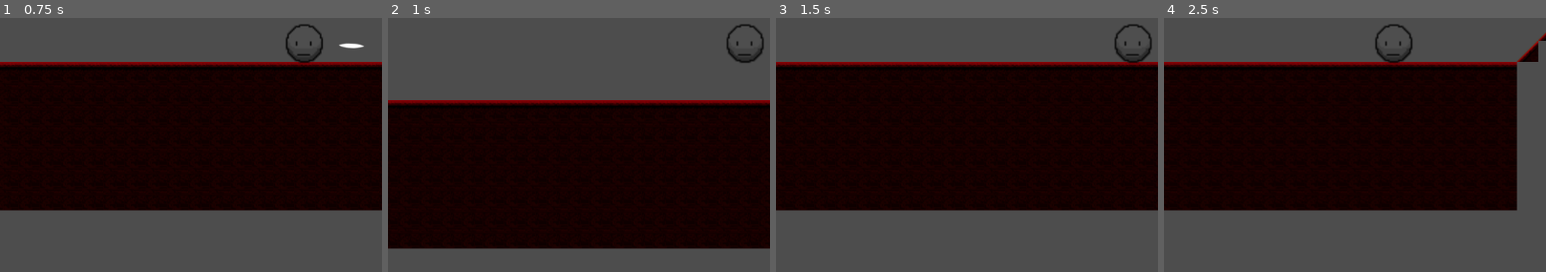
Above: before the commit, frames 1-4 (left to right).
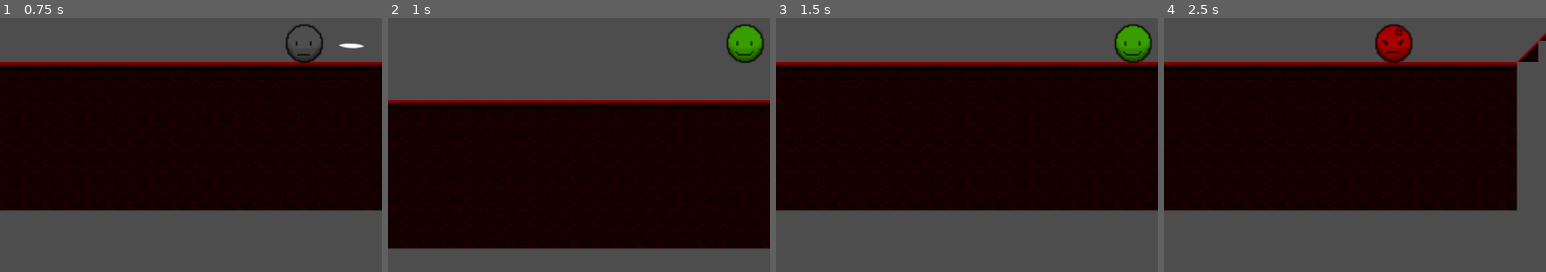
Above: after the commit, the same moments.

Repository: Corsa-Technologies/BeatingHeart
Game: Godot game, scene res://Nivel/level_debug.tscn
The game is run twice, just before and just after one commit, with the same random seed, the same clock (stepped at 60 frames per second) and the same inputs. The project has no main scene, so this scene is started directly.
Inputs:
- Up to frame 1 (0.75 s): hold Right (ui_right) from 0.53 s (still down); tap C (attack) at 0.6 s
- Up to frame 2 (1 s): keep holding Right (ui_right); tap Up (ui_up) at 0.77 s; tap 2 (felicidade, bound only after the commit) at 0.8 s
- Up to frame 3 (1.5 s): keep holding Right (ui_right); tap 2 (felicidade, bound only after the commit) at 1.35 s
- Up to frame 4 (2.5 s): tap Up (ui_up) at 1.52 s; tap 1 (neutro, bound only after the commit) at 1.55, 2.1 s; release Right (ui_right) at 2.03 s; hold Left (ui_left) from 2.03 s (still down); tap 4 (raiva, bound only after the commit) at 2.3 s
The pictures show only the part of the screen within x 13-63%, y 45-95%; the shares and areas given below are measured in that part.

Frame 1 is identical in both runs. In frame 2, 1.0% of the frame differs, in the area x 89-98%, y 3-17%; in frame 3, 1.0%; in frame 4, 1.0%, in the area x 55-65%, y 3-17%.

Commit message:
alterações menores

Diff:
--- a/Player/Player.gd
+++ b/Player/Player.gd
@@ -6,6 +6,7 @@
 # Referências aos nodes
 @onready var hitboxarea = $hitboxarea
 @onready var ataquemelle = hitboxarea.get_node("ataquemelle")
+@onready var spriteplayer = $spriteplayer  # Referência ao AnimatedSprite2D
 
 # Controle da direção do player (-1 para esquerda, 1 para direita)
 var facing_direction := 1
@@ -32,7 +33,6 @@
 		velocity.x = direction * SPEED
 		facing_direction = sign(direction)  # Atualiza a direção do player
 		update_hitbox_position()
-
 	else:
 		velocity.x = move_toward(velocity.x, 0, SPEED)
 
@@ -44,6 +44,16 @@
 		hitboxarea.visible = true
 		ataquemelle.play("ataque1")
 
+	# Troca de "personagens" usando funções dedicadas
+	if Input.is_action_just_pressed("neutro"):
+		set_neutro()
+	elif Input.is_action_just_pressed("felicidade"):
+		set_felicidade()
+	elif Input.is_action_just_pressed("tristeza"):
+		set_tristeza()
+	elif Input.is_action_just_pressed("raiva"):
+		set_raiva()
+
 func _on_ataquemelle_animation_finished() -> void:
 	# Torna o hitbox invisível ao final da animação
 	hitboxarea.visible = false
@@ -53,3 +63,24 @@
 	# Ajusta o offset do hitbox com base na direção
 	hitboxarea.position.x = HITBOX_OFFSET * facing_direction
 	hitboxarea.scale.x = facing_direction  # Espelha o hitbox horizontalmente se necessário
+
+# Funções dedicadas para trocar de "personagem"
+func set_neutro() -> void:
+	spriteplayer.play("neutro")
+	print("Personagem alterado para Neutro.")
+	# Adicione lógica extra aqui, se necessário
+
+func set_felicidade() -> void:
+	spriteplayer.play("felicidade")
+	print("Personagem alterado para Felicidade.")
+	# Adicione lógica extra aqui, se necessário
+
+func set_tristeza() -> void:
+	spriteplayer.play("tristeza")
+	print("Personagem alterado para Tristeza.")
+	# Adicione lógica extra aqui, se necessário
+
+func set_raiva() -> void:
+	spriteplayer.play("raiva")
+	print("Personagem alterado para Raiva.")
+	# Adicione lógica extra aqui, se necessário
--- a/Player/personagem.tscn
+++ b/Player/personagem.tscn
@@ -1,8 +1,62 @@
-[gd_scene load_steps=15 format=3 uid="uid://chmjj3qfa4eju"]
+[gd_scene load_steps=23 format=3 uid="uid://chmjj3qfa4eju"]
 
 [ext_resource type="Script" path="res://Player/Player.gd" id="1_sl20s"]
-[ext_resource type="Texture2D" uid="uid://datvdt5gcttxp" path="res://Player/neutro.png" id="2_j2gld"]
+[ext_resource type="Texture2D" uid="uid://de4hxy2oyymu5" path="res://Player/emoções/Felicidade.png" id="2_bpk5d"]
 [ext_resource type="Texture2D" uid="uid://cjdpkv8okipio" path="res://Player/ataques/slashes.png" id="3_3y4oh"]
+[ext_resource type="Texture2D" uid="uid://datvdt5gcttxp" path="res://Player/emoções/Neutro.png" id="3_78swa"]
+[ext_resource type="Texture2D" uid="uid://dkooh1dbypiwl" path="res://Player/emoções/Raiva.png" id="4_vwdyy"]
+[ext_resource type="Texture2D" uid="uid://bjayigm2s16mh" path="res://Player/emoções/Tristeza.png" id="5_3eg3v"]
+
+[sub_resource type="AtlasTexture" id="AtlasTexture_j0u5u"]
+atlas = ExtResource("2_bpk5d")
+region = Rect2(0, 0, 30, 30)
+
+[sub_resource type="AtlasTexture" id="AtlasTexture_0hpa0"]
+atlas = ExtResource("3_78swa")
+region = Rect2(0, 0, 30, 30)
+
+[sub_resource type="AtlasTexture" id="AtlasTexture_pv13m"]
+atlas = ExtResource("4_vwdyy")
+region = Rect2(0, 0, 30, 30)
+
+[sub_resource type="AtlasTexture" id="AtlasTexture_lltf5"]
+atlas = ExtResource("5_3eg3v")
+region = Rect2(0, 0, 30, 30)
+
+[sub_resource type="SpriteFrames" id="SpriteFrames_o0eoh"]
+animations = [{
+"frames": [{
+"duration": 1.0,
+"texture": SubResource("AtlasTexture_j0u5u")
+}],
+"loop": false,
+"name": &"felicidade",
+"speed": 5.0
+}, {
+"frames": [{
+"duration": 1.0,
+"texture": SubResource("AtlasTexture_0hpa0")
+}],
+"loop": false,
+"name": &"neutro",
+"speed": 5.0
+}, {
+"frames": [{
+"duration": 1.0,
+"texture": SubResource("AtlasTexture_pv13m")
+}],
+"loop": false,
+"name": &"raiva",
+"speed": 5.0
+}, {
+"frames": [{
+"duration": 1.0,
+"texture": SubResource("AtlasTexture_lltf5")
+}],
+"loop": false,
+"name": &"tristeza",
+"speed": 5.0
+}]
 
 [sub_resource type="CircleShape2D" id="CircleShape2D_nlniq"]
 radius = 6.84337
@@ -77,10 +131,11 @@
 [node name="Personagem" type="CharacterBody2D"]
 script = ExtResource("1_sl20s")
 
-[node name="Sprite" type="Sprite2D" parent="."]
+[node name="spriteplayer" type="AnimatedSprite2D" parent="."]
 z_index = 1
 scale = Vector2(2, 2)
-texture = ExtResource("2_j2gld")
+sprite_frames = SubResource("SpriteFrames_o0eoh")
+animation = &"neutro"
 
 [node name="Colisão" type="CollisionShape2D" parent="."]
 position = Vector2(0, -0.5)
@@ -92,7 +147,6 @@
 drag_horizontal_enabled = true
 
 [node name="hitboxarea" type="Area2D" parent="."]
-visible = false
 scale = Vector2(3, 2)
 
 [node name="ataquemelle" type="AnimatedSprite2D" parent="hitboxarea"]
--- a/project.godot
+++ b/project.godot
@@ -44,6 +44,26 @@
 "events": [Object(InputEventKey,"resource_local_to_scene":false,"resource_name":"","device":-1,"window_id":0,"alt_press …(191 unchanged characters)…
 ]
 }
+neutro={
+"deadzone": 0.5,
+"events": [Object(InputEventKey,"resource_local_to_scene":false,"resource_name":"","device":-1,"window_id":0,"alt_pressed":false,"shift_pressed":false,"ctrl_pressed":false,"meta_pressed":false,"pressed":false,"keycode":0,"physical_keycode":49,"key_label":0,"unicode":49,"location":0,"echo":false,"script":null)
+]
+}
+felicidade={
+"deadzone": 0.5,
+"events": [Object(InputEventKey,"resource_local_to_scene":false,"resource_name":"","device":-1,"window_id":0,"alt_pressed":false,"shift_pressed":false,"ctrl_pressed":false,"meta_pressed":false,"pressed":false,"keycode":0,"physical_keycode":50,"key_label":0,"unicode":50,"location":0,"echo":false,"script":null)
+]
+}
+tristeza={
+"deadzone": 0.5,
+"events": [Object(InputEventKey,"resource_local_to_scene":false,"resource_name":"","device":-1,"window_id":0,"alt_pressed":false,"shift_pressed":false,"ctrl_pressed":false,"meta_pressed":false,"pressed":false,"keycode":0,"physical_keycode":51,"key_label":0,"unicode":51,"location":0,"echo":false,"script":null)
+]
+}
+raiva={
+"deadzone": 0.5,
+"events": [Object(InputEventKey,"resource_local_to_scene":false,"resource_name":"","device":-1,"window_id":0,"alt_pressed":false,"shift_pressed":false,"ctrl_pressed":false,"meta_pressed":false,"pressed":false,"keycode":0,"physical_keycode":52,"key_label":0,"unicode":52,"location":0,"echo":false,"script":null)
+]
+}
 
 [physics]
 
Binary file added: Player/emoções/Felicidade.png
Not shown, added: Player/emoções/Felicidade.png.import
Renamed: Player/neutro.png -> Player/emoções/Neutro.png
Not shown, added: Player/emoções/Neutro.png.import
Binary file added: Player/emoções/Raiva.png
Not shown, changed: Player/emoções/Raiva.png.import
Binary file added: Player/emoções/Tristeza.png
Not shown, added: Player/emoções/Tristeza.png.import
